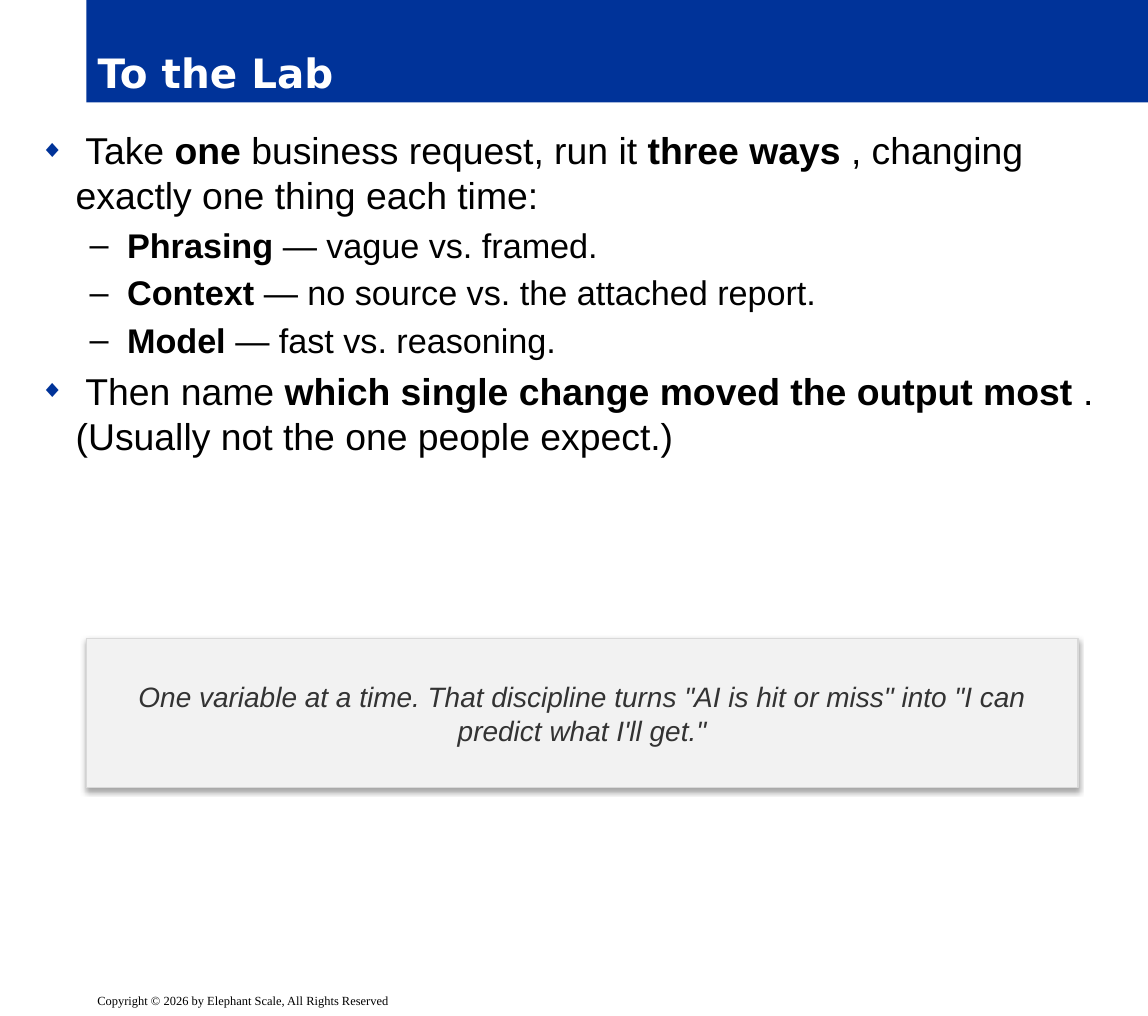
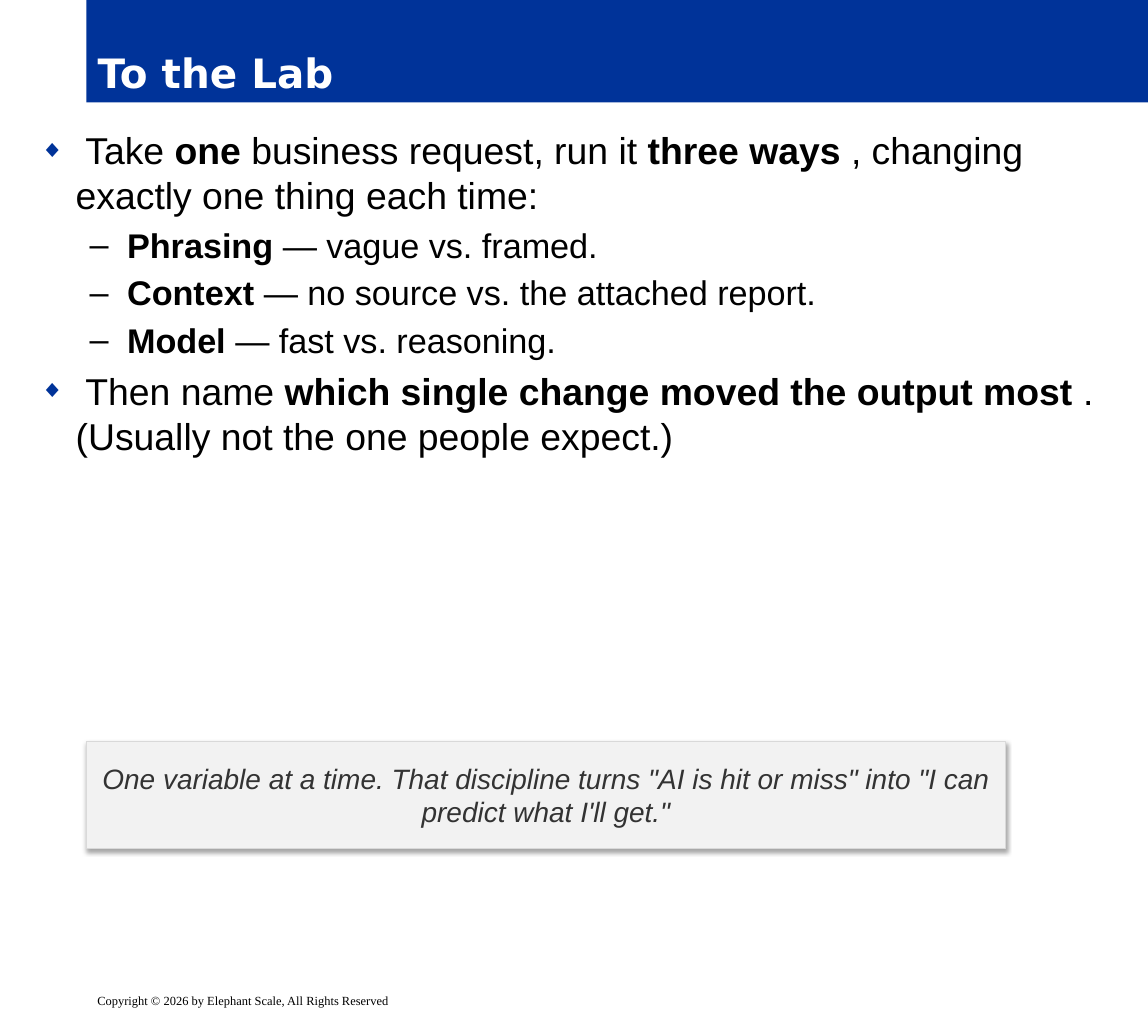
Before and after one commit to elephantscale/Prompt_Engineering_for_Business_Professionals, a slide deck: slide 13 of slides/release/01-how-ai-works.pptx. Drawn at 1148x1016 pixels with LibreOffice and Linux fonts; fonts in the diff are those of the drawing; background and template pictures are left out. Boxes give left, top, right and bottom in pixels: in the first picture for what was removed or moved away, otherwise in the second. Text is boxed around its words. In the diff, an @@ line names an element or a change of style, - is before the commit and + after.

```diff
--- a/slides/release/01-how-ai-works.pptx
+++ b/slides/release/01-how-ai-works.pptx
@@ rectangle "One variable at a time. ...": place and size @@
-rectangle "One variable at a time. ..." at bbox=[86, 638, 1079, 787]
+rectangle "One variable at a time. ..." at bbox=[86, 741, 1006, 849]
```
Also in this commit, not shown: 11 other slides changed, 1 other file.
